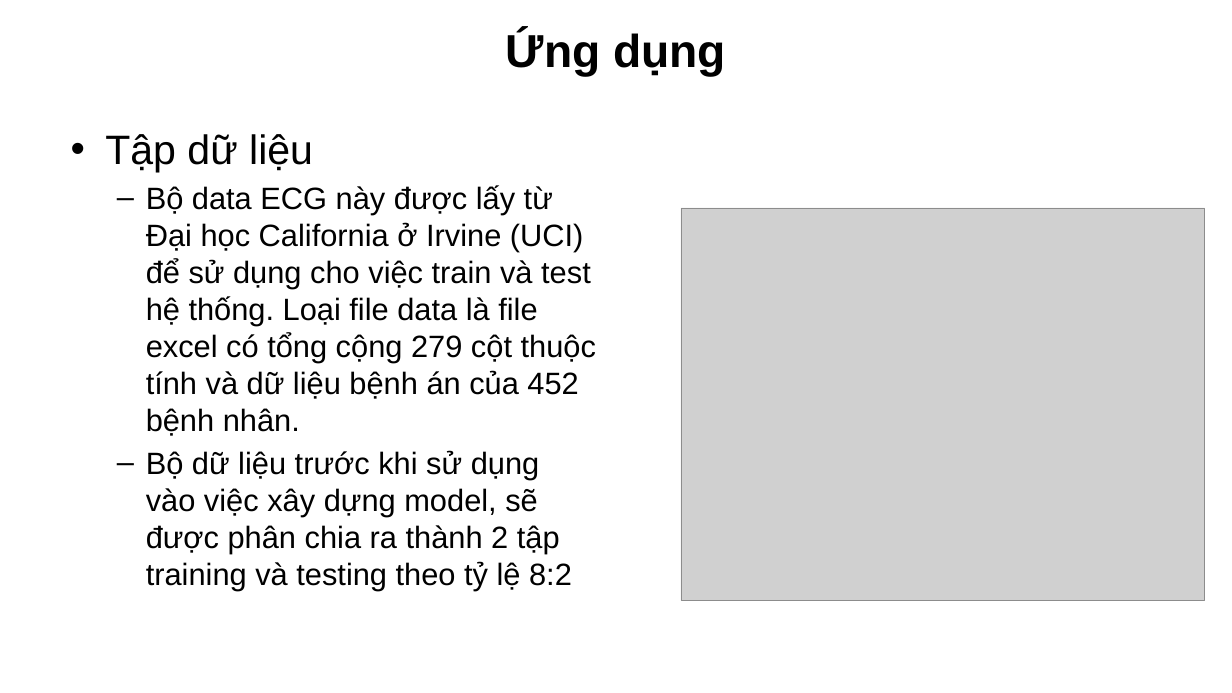
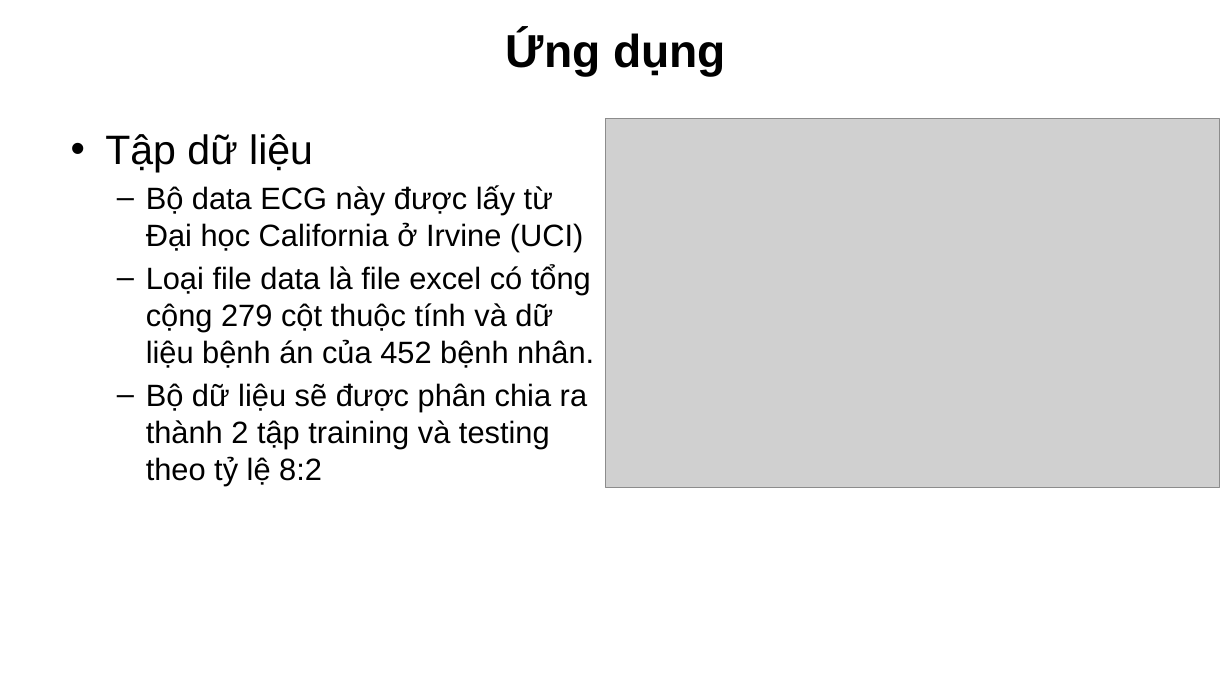
Before and after one commit to devalone2412/TLCN_DA3_MLearning, a slide deck: slide 12 of Machine Learning.pptx (slide 14 before the commit). Drawn at 1232x693 pixels with LibreOffice and Linux fonts; fonts in the diff are those of the drawing; grey boxes stand for pictures; background and template pictures are left out. Boxes give left, top, right and bottom in pixels: in the first picture for what was removed or moved away, otherwise in the second. Text is boxed around its words. In the diff, an @@ line names an element or a change of style, - is before the commit and + after.

```diff
--- a/Machine Learning.pptx
+++ b/Machine Learning.pptx
@@ picture: place and size @@
-picture at box(681, 208, 1205, 601)
+picture at box(606, 118, 1221, 487)
@@ text at box(146, 185, 594, 486): text changed @@
-  – Bộ data ECG này được lấy từ Đại học California ở Irvine (UCI) để sử dụng cho việc train và test hệ thống. Loại file data là file excel có tổng cộng 279 cột thuộc tính và dữ liệu bệnh án của 452 bệnh nhân.
-  – Bộ dữ liệu trước khi sử dụng vào việc xây dựng model, sẽ được phân chia ra thành 2 tập training và testing theo tỷ lệ 8:2
+  – Bộ data ECG này được lấy từ Đại học California ở Irvine (UCI)
+  – Loại file data là file excel có tổng cộng 279 cột thuộc tính và dữ liệu bệnh án của 452 bệnh nhân.
+  – Bộ dữ liệu sẽ được phân chia ra thành 2 tập training và testing theo tỷ lệ 8:2
```
Also in this commit, not shown: 13 other slides changed, 1 slide added, 3 slides removed.
